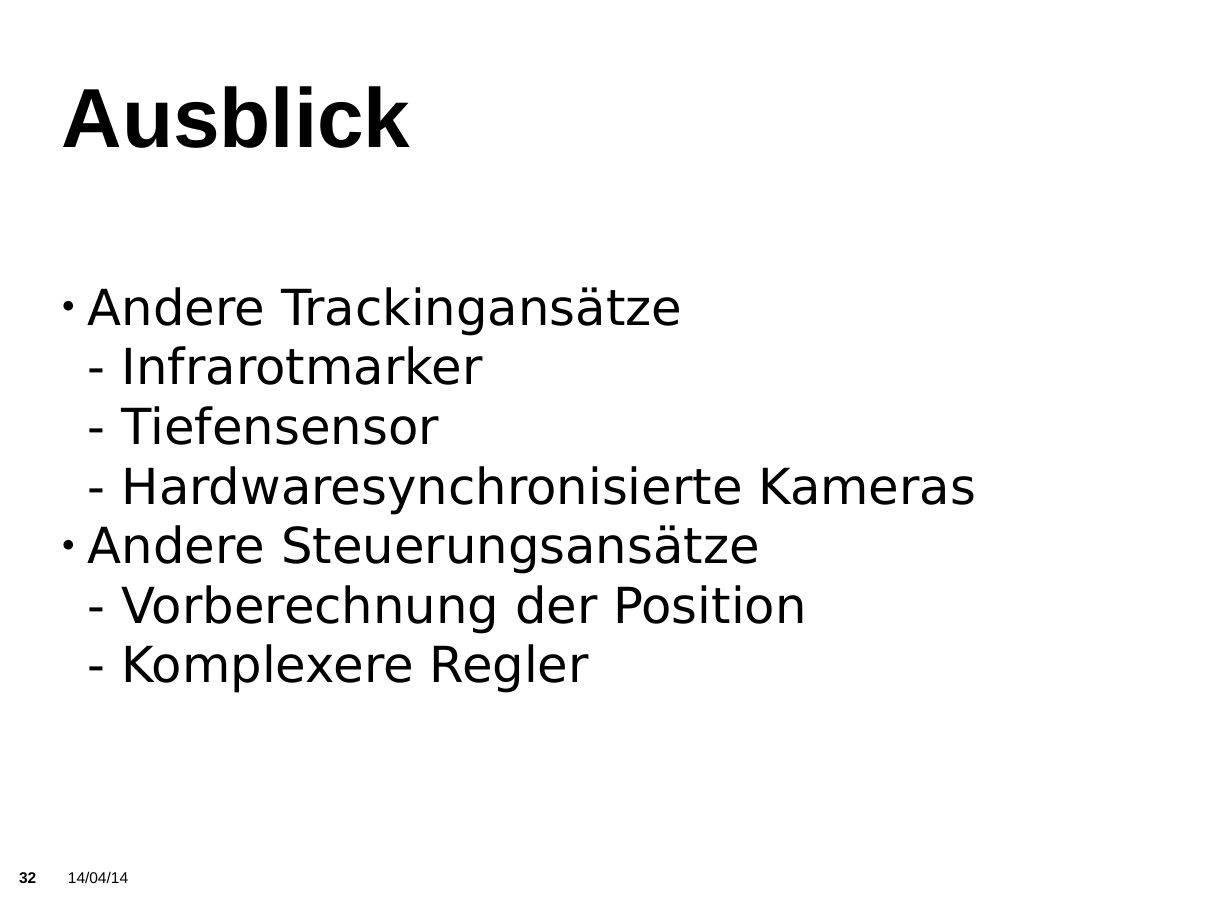
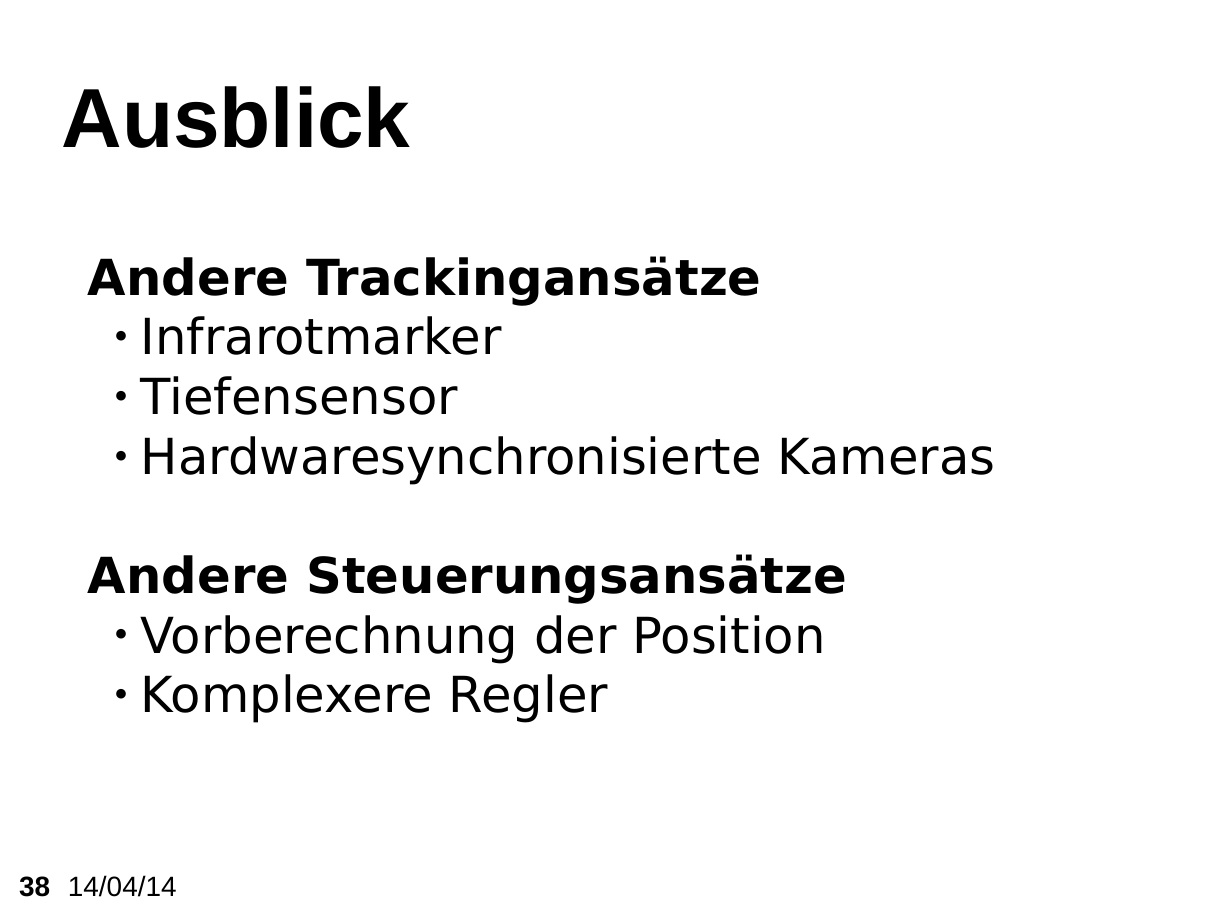
Before and after one commit to KITrokopter/Presentation, a slide deck: slide 38 of PresentationInTotal v0.1.odp (slide 32 before the commit). Drawn at 1232x924 pixels with LibreOffice and Linux fonts; fonts in the diff are those of the drawing; background and template pictures are left out. Boxes give left, top, right and bottom in pixels: in the first picture for what was removed or moved away, otherwise in the second. Text is boxed around its words. In the diff, an @@ line names an element or a change of style, - is before the commit and + after.

```diff
--- a/PresentationInTotal v0.1.odp
+++ b/PresentationInTotal v0.1.odp
@@ subtitle at (88, 256, 847, 604): bold on in "Andere Trackingansätze", "Andere Steuerungsansätze"; bullet ● to none @@
@@ subtitle at (141, 316, 995, 485): text changed @@
-- Infrarotmarker
-- Tiefensensor
-- Hardwaresynchronisierte Kameras
+    ● Infrarotmarker
+    ● Tiefensensor
+    ● Hardwaresynchronisierte Kameras
@@ subtitle at (141, 615, 825, 723): text changed @@
-- Vorberechnung der Position
-- Komplexere Regler
+    ● Vorberechnung der Position
+    ● Komplexere Regler
@@ text "14/04/14" at (68, 875, 177, 897): size 10 to 18 pt @@
@@ page number at (19, 876, 50, 897): text changed; size 10 to 18 pt @@
-32
+38
```
Also in this commit, not shown: 30 other slides changed, 7 slides added, 1 slide removed.
